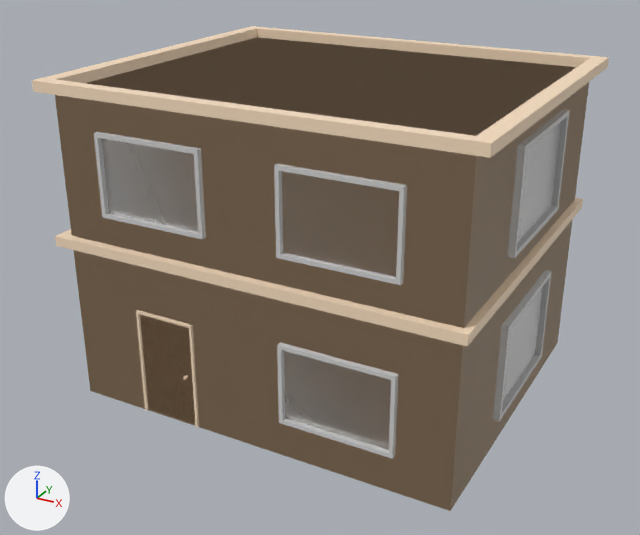
The Blender file client/blender_meshes/building-with-door.blend: old version first, new version second.
Before and after are seen from a 50 mm camera at (12.7, -31.2, 16.1) aimed at (-0.6, -7.1, 4.1). The axes (+X, +Y, +Z) are drawn at lower left. The lights are the same throughout.

In view in the first picture: 'Cube-col'.
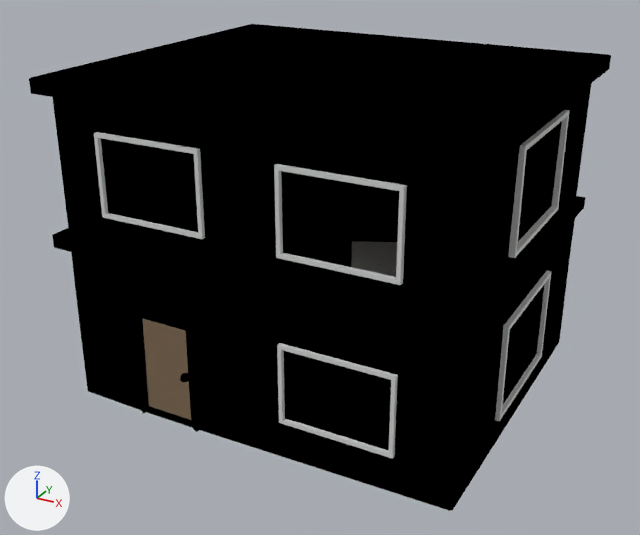
Commit message: Move outline of short building from Godot to Blender

Changed parts and their boxes [x1, y1, x2, y2] in the pictures (640 x 535 px):
'Cube-col', surface changed, reshaped, modifiers changed (brown to black): before [32, 26, 609, 511]; after [29, 24, 611, 511]
part 1 of me_cube, built on: before [136, 311, 198, 428]; after [132, 309, 199, 432]

Patch to the scene script:
```diff
--- a/client/blender_meshes/building-with-door.blend.py
+++ b/client/blender_meshes/building-with-door.blend.py
@@ mat_window @@
 mat_window.base_color = (0.8, 0.8, 0.8)  # white #e7e7e7
-mat_window.roughness = 0.288
+mat_window.roughness = 1.0
 mat_window.ior = 1.45
@@ mat_outline @@
+mat_outline = emission_material('Outline')
+mat_outline.base_color = (0.0, 0.0, 0.0)  # black #000000
@@ me_cube @@
 # used by ob_cube_col; location = (0.0, 0.0, 7.52); scale = (7.48, 7.48, 7.48)
-me_cube.from_pydata(...)  # 474 vertices, 411 faces; spans x -0.99..0.9, y -1.65..-0.06, z -1.01..0.42
+me_cube.from_pydata(...)  # 486 vertices, 423 faces; spans x -0.99..0.9, y -1.65..-0.06, z -1.01..0.42
+# me_cube part 1
+# 4 faces are deleted
+# 12 vertices are added at x -0.6..-0.31, y -1.62..-1.44, z -1.01..-0.51
+# 15 new faces join them, mat_building (beige #ffe4c5)
+# 1 new face joins them, mat_door (brown #c39d71)
 me_cube.materials.append(mat_building)
@@ me_cube @@
 me_cube.materials.append(mat_door)
+me_cube.materials.append(mat_outline)  # black #000000
@@ ob_cube_col @@
 _m = ob_cube_col.modifiers.new('BTool_Cube.001', 'BOOLEAN')
+_m = ob_cube_col.modifiers.new('Solidify', 'SOLIDIFY')
+_m.thickness = 0.012
+_m.offset = 1.0
+_m.material_offset = 4
+_m.use_quality_normals = True
+_m.use_flip_normals = True
```
